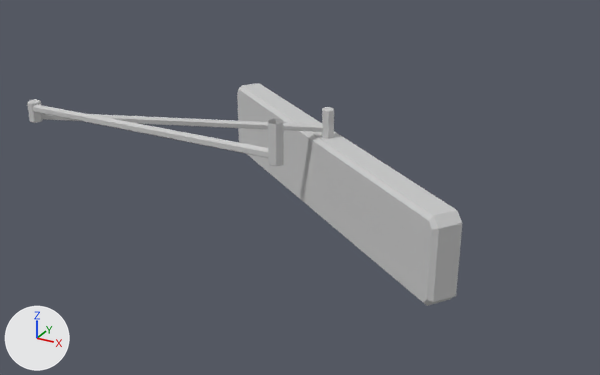
Two versions of the FBX model Engine_FinalTeam/Assets/Modeling/Hallway/SurgeryRoomDoor_Open.FBX, one commit apart.
Camera for both pictures: a 50 mm camera at (1.603, 2.018, 1.847) aimed at (1.135, 2.869, 1.422). Lighting does not change. The marker at lower left points along +X, +Y and +Z.
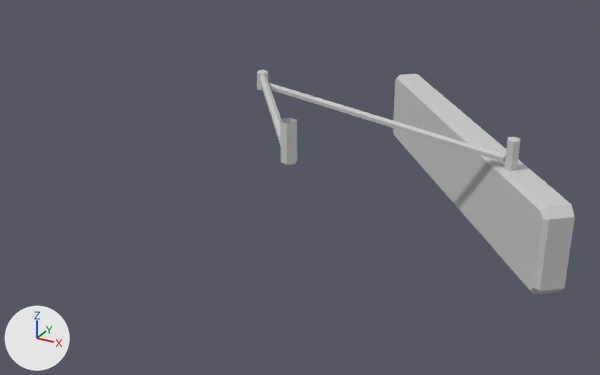
What differs and where, as boxes (x1, y1, x2, y2) in the pictures (600 x 375 px; the box of a moved part takes in the faces that stretch with it):
```json
{"object": "Object015", "change": "reshaped, moved, turned", "before": [27, 83, 462, 306], "after": [257, 70, 575, 294]}
{"part": 1, "of": "me_mesh", "change": "moved or reshaped", "before": [237, 83, 462, 306], "after": [393, 74, 575, 294]}
{"part": 2, "of": "me_mesh", "change": "moved or reshaped", "before": [322, 107, 334, 139], "after": [504, 137, 520, 171]}
{"part": 3, "of": "me_mesh", "change": "moved or reshaped", "before": [41, 113, 323, 132], "after": [269, 83, 506, 163]}
{"part": 4, "of": "me_mesh", "change": "moved or reshaped", "before": [27, 99, 43, 123], "after": [257, 70, 268, 91]}
{"part": 5, "of": "me_mesh", "change": "moved or reshaped", "before": [33, 104, 269, 158], "after": [259, 74, 285, 158]}
{"part": 6, "of": "me_mesh", "change": "moved or reshaped", "before": [268, 119, 284, 166], "after": [280, 118, 297, 165]}
```

The change, as JSON lines over the scene's bpy script:
```json
{"block": "me_mesh", "where": "me_mesh.from_pydata(...)  # 112 vertices, 190 faces; spans x -0.232..0.297, y -0.026..0.392, z -0.105..0.106"}
{"block": "me_mesh", "where": "# used by ob_object015; location = (1.0884, 2.6522, 1.4934)"}
{"block": "me_mesh", "change": "me_mesh part 1: the loose piece of 24 vertices spanning x -0.141..0.297, y 0.072..0.392, z -0.105..-0.001 is moved by (0.0, 0.0, -0.013)"}
{"block": "me_mesh", "change": "me_mesh part 2: the loose piece of 19 vertices spanning x 0.07..0.086, y 0.223..0.237, z -0.026..0.034 is moved by (0.115, -0.086, -0.013)"}
{"block": "me_mesh", "change": "me_mesh part 3: the loose piece of 12 vertices spanning x -0.228..0.083, y 0.044..0.235, z 0.004..0.036 is turned -25 degrees about the z axis through its middle, then moved by (0.081, -0.015, -0.013)"}
{"block": "me_mesh", "change": "me_mesh part 4: the loose piece of 26 vertices spanning x -0.232..-0.216, y 0.041..0.055, z 0.024..0.049 is moved by (0.053, 0.058, -0.013)"}
{"block": "me_mesh", "change": "me_mesh part 5: the loose piece of 12 vertices spanning x -0.223..0.151, y -0.024..0.05, z 0.036..0.079 is turned -30 degrees about the z axis through its middle, then moved by (0.01, -0.029, -0.013)"}
{"block": "me_mesh", "change": "me_mesh part 6: the loose piece of 19 vertices spanning x 0.143..0.159, y -0.026..-0.012, z 0.065..0.106 is moved by (-0.036, -0.114, -0.013)"}
{"op": "set", "path": "ob_object015.location", "old": "(1.0884, 2.6522, 1.4934)", "new": "(1.1674, 2.8076, 1.5035)"}
{"op": "set", "path": "ob_object015.rotation_euler", "old": "(0.0, 0.0, 0.0)", "new": "(0.0, 0.0, -0.262)", "note": "degrees (0, 0, 0) -> degrees (0, 0, -15)"}
```
